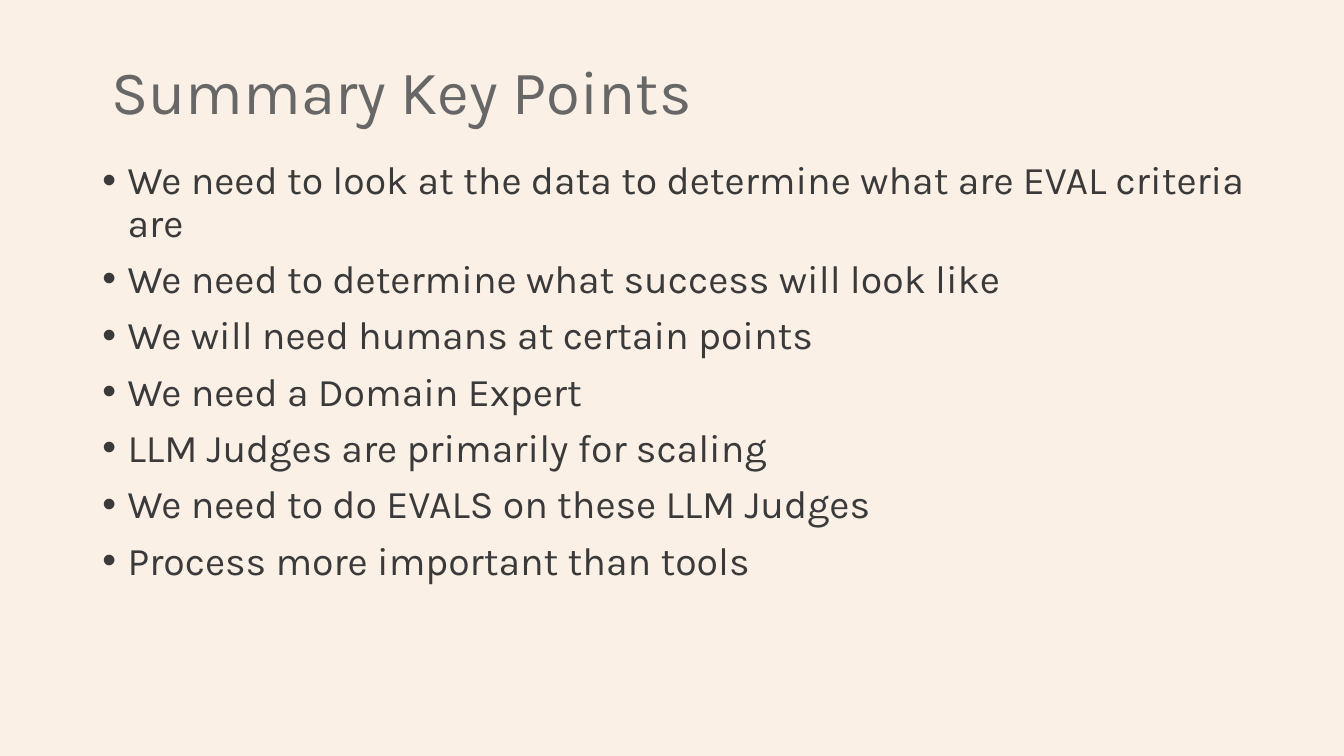
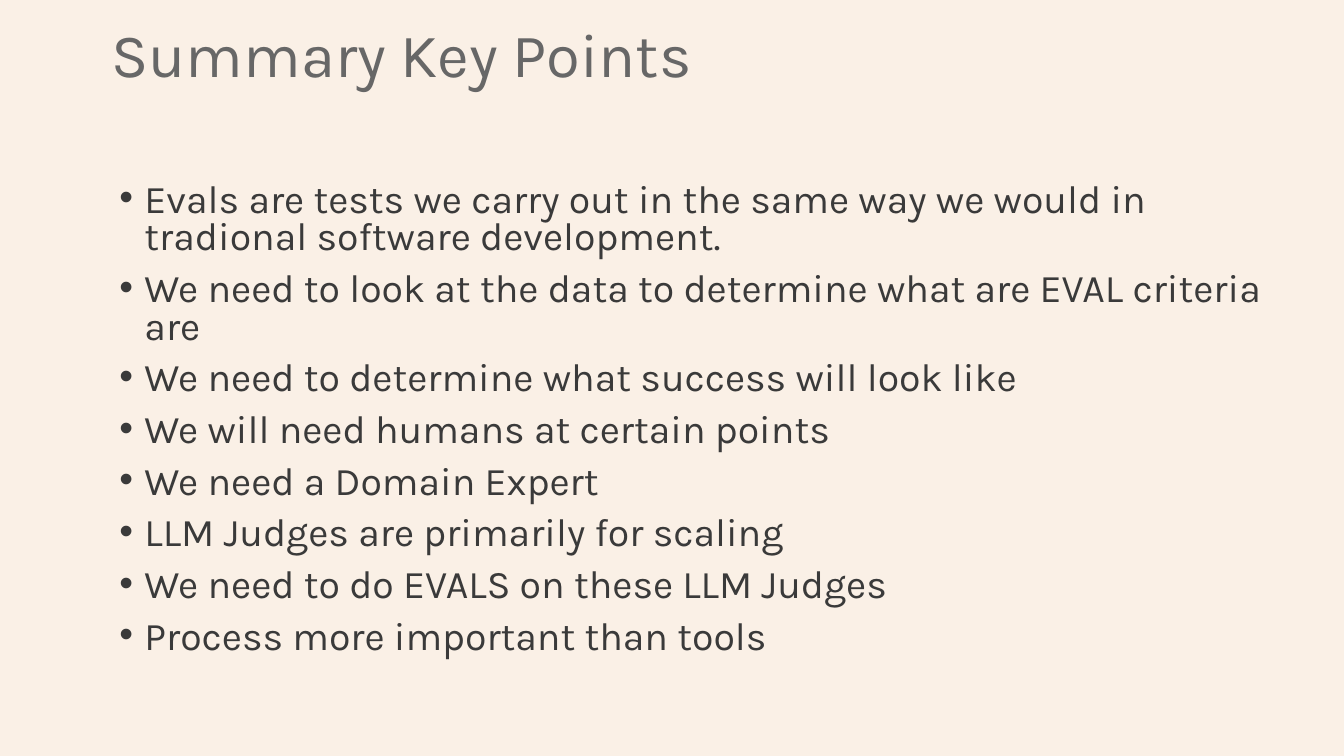
Before and after one commit to Python-Test-Engineer/eval-framework, a slide deck: slide 24 of PYDATA_SOUTHAMPTON_16SEP2025.pptx. Drawn at 1344x756 pixels with LibreOffice and Linux fonts; fonts in the diff are those of the drawing. Boxes give left, top, right and bottom in pixels: in the first picture for what was removed or moved away, otherwise in the second. Text is boxed around its words. In the diff, an @@ line names an element or a change of style, - is before the commit and + after.

```diff
--- a/PYDATA_SOUTHAMPTON_16SEP2025.pptx
+++ b/PYDATA_SOUTHAMPTON_16SEP2025.pptx
@@ title "Summary Key Points" moved from (x1=111, y1=71, x2=692, y2=129) to (x1=111, y1=34, x2=692, y2=92) @@
@@ text "Evals are tests we carry ..." moved from (x1=128, y1=167, x2=1244, y2=585) to (x1=144, y1=186, x2=1261, y2=660) @@
@@ text at (x1=144, y1=186, x2=1146, y2=260): paragraph added @@
+• Evals are tests we carry out in the same way we would in tradional software development.
@@ text at (x1=144, y1=275, x2=1261, y2=660): line spacing 0.9 to 0.8 @@
```
Also in this commit, not shown: 8 other slides changed, 1 other file.
